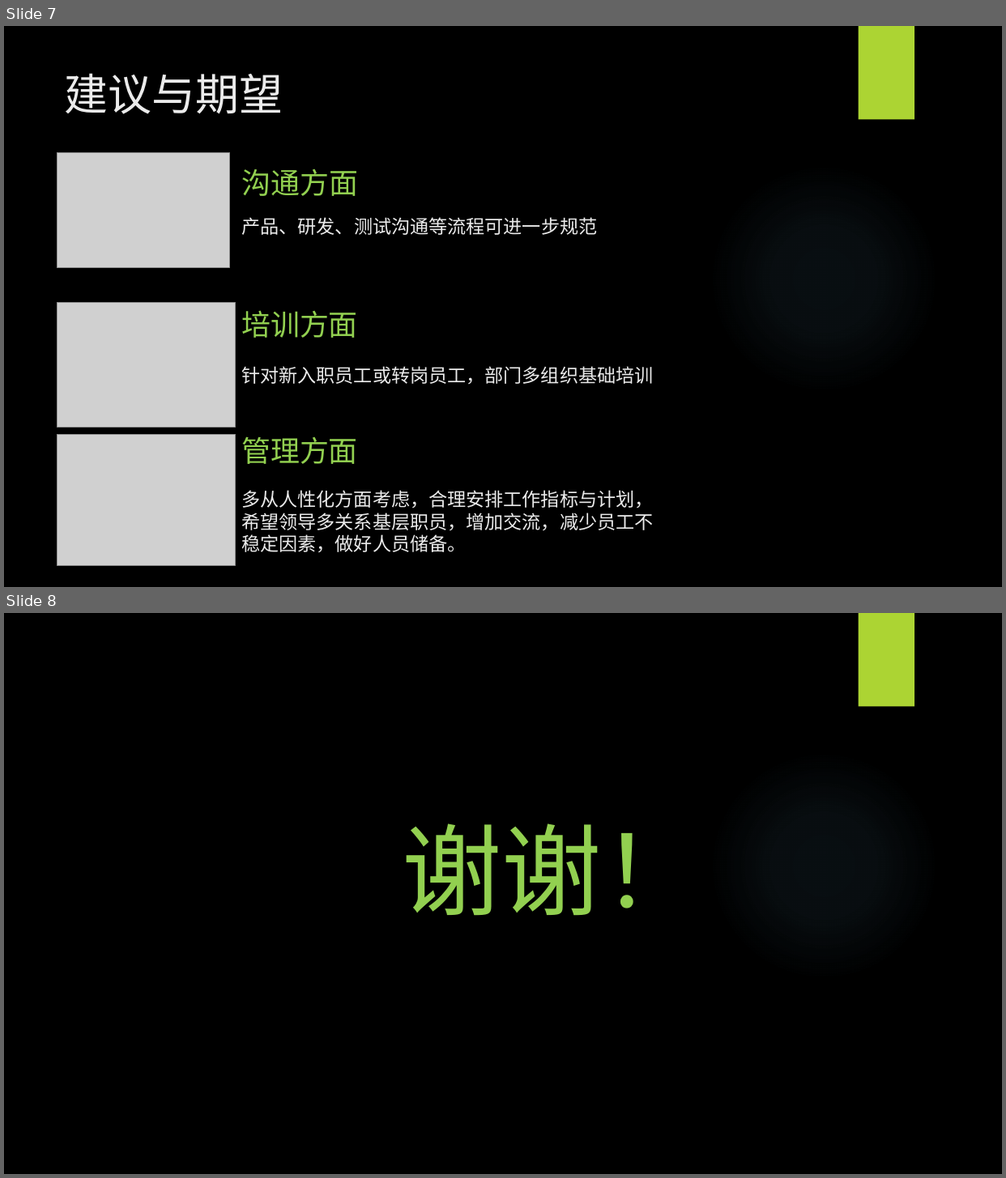
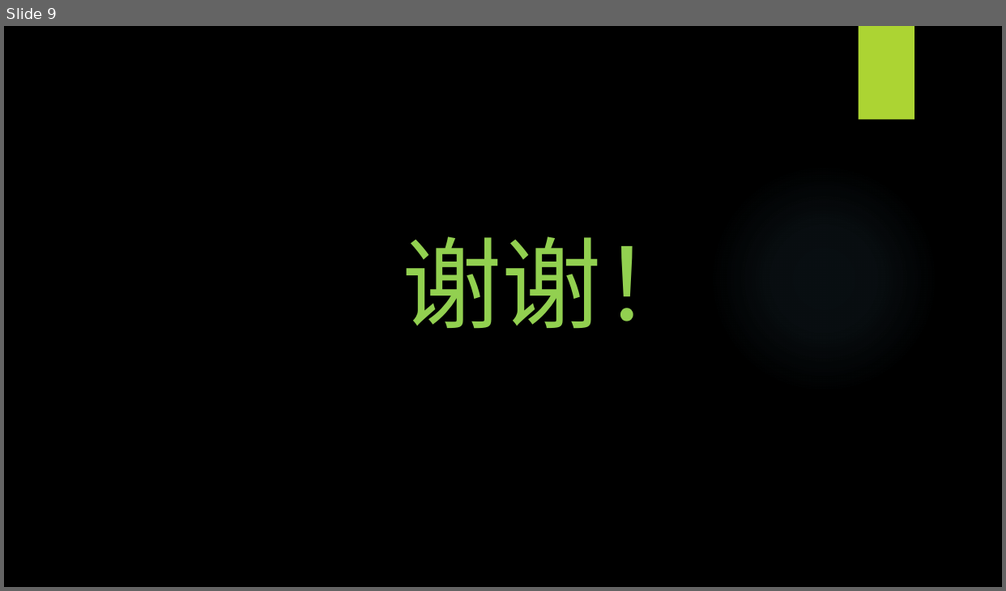
Before and after one commit to hxysea/mynote, a slide deck: 项目经验/转正报告.pptx. Shown one above the other, each under a label of ours: slides 7 and 8 before the commit, slide 9 after it. The pictures are 1006x1178 and 1006x591 pixels, drawn with LibreOffice and Linux fonts; fonts in the diff are those of the drawing; grey boxes stand for pictures; background and template pictures are left out. Boxes give left, top, right and bottom in pixels: in the first picture for what was removed or moved away, otherwise in the second. Text is boxed around its words. In the diff, an @@ line names an element or a change of style, - is before the commit and + after.

Commit message:
【功能】增加转正报告修正版

```diff
--- a/项目经验/转正报告.pptx
+++ b/项目经验/转正报告.pptx
@@ slide 7 removed at (4, 26, 1002, 587), background picture (left out); not listed: 2 template elements that a slide beside it also shows @@
@@ title removed at (65, 73, 283, 114) @@
-建议与期望
@@ picture removed at (57, 152, 230, 268) @@
@@ text removed at (241, 169, 597, 235) @@
-沟通方面
-产品、研发、测试沟通等流程可进一步规范
@@ picture removed at (57, 303, 236, 427) @@
@@ text removed at (241, 310, 653, 385) @@
-培训方面
-针对新入职员工或转岗员工，部门多组织基础培训
@@ picture removed at (57, 435, 236, 565) @@
@@ text removed at (241, 437, 653, 553) @@
-管理方面
-多从人性化方面考虑，合理安排工作指标与计划，希望领导多关系基层职员，增加交流，减少员工不稳定因素，做好人员储备。
@@ what was slide 8 is now slide 9 @@
```
Also in this commit, not shown: 6 slides changed, 2 slides added, 2 other files.
